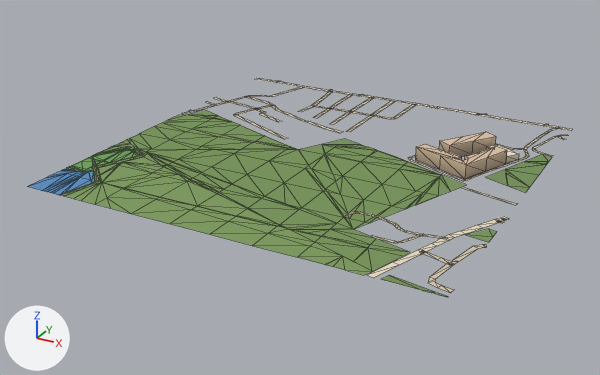
The glTF model public/assets/bengaluru-region-v1/tiles/t34_12-l0.glb as it was, and as the next commit left it.
Camera for both pictures: a camera (50 mm lens) standing at (17688.0, 5390.0, 379.0) and looking at (17233.0, 6218.0, -35.0). Arrows for +X, +Y and +Z are at lower left; the lights stay in place. The first picture is the older version. Mesh edges are drawn as thin lines. Vertices at exactly the same position are counted once.

Names of what the first picture shows: 'building', 'ground', 'water'.
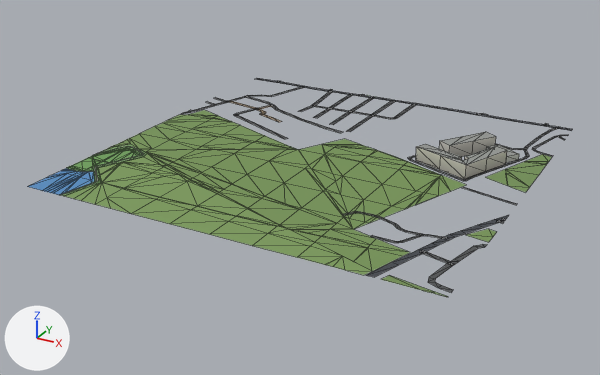
Where the change shows, as pixel boxes [x1, y1, x2, y2] in the pictures (600 x 375 px; the box of a moved part takes in the faces that stretch with it):
part 1 of me_building, recoloured (beige to grey): [416, 132, 519, 179] in both
part 2 of me_ground, moved or reshaped: [61, 78, 568, 293] in both
part 3 of me_ground, recoloured: [76, 81, 572, 289] in both

What changed in the scene script:
```text
Change me_building:
    used by ob_building; location = (17000.0, 6000.0, 0.0)
    remove me_building.from_pydata(...)  # 48 vertices, 65 faces; spans x 355.9..466.1, y 260.0..381.2, z 0.0..18.0
    add me_building.from_pydata(...)  # 48 vertices, 82 faces; spans x 355.9..466.1, y 260.0..381.2, z 0.0..18.0
    me_building part 1: 65 kept faces spanning x 355.9..466.1, y 260.0..381.2, z 0.0..18.0 get new vertex colours; the middle colour goes from beige #c8b098 to grey #b8b5ab
    edits to the shape of me_building do not show in these pictures
Change me_ground:
    used by ob_ground; location = (17000.0, 6000.0, 0.0)
    remove me_ground.from_pydata(...)  # 754 vertices, 826 faces; spans x -2.0..504.0, y -1.0..502.0, z 1.0
    add me_ground.from_pydata(...)  # 756 vertices, 828 faces; spans x 0.0..500.0, y 0.0..500.0, z 1.0
    me_ground part 2
    14 vertices are removed from x -1.0..504.0, y 14.0..502.0, z 1.0
    25 faces are deleted
    3 vertices in x 499.0, y 173.0..446.0, z 1.0 move by (1.0, 4.0, 0.0)
    3 vertices in x -1.0..484.0, y 55.0..414.0, z 1.0 move by (1.0, 0.0, 0.0)
    17 vertices move from x -2.0..501.0, y -1.0..498.0, z 1.0 to x 0.0..500.0, y 0.0..500.0, z 1.0
    16 vertices are added at x 0.0..500.0, y 8.0..500.0, z 1.0
    27 new faces join them
    me_ground part 3: 337 kept faces spanning x 0.0..500.0, y 0.0..500.0, z 1.0 get new vertex colours; the middle colour goes from beige #d7c9ae to dark grey #535556
```
